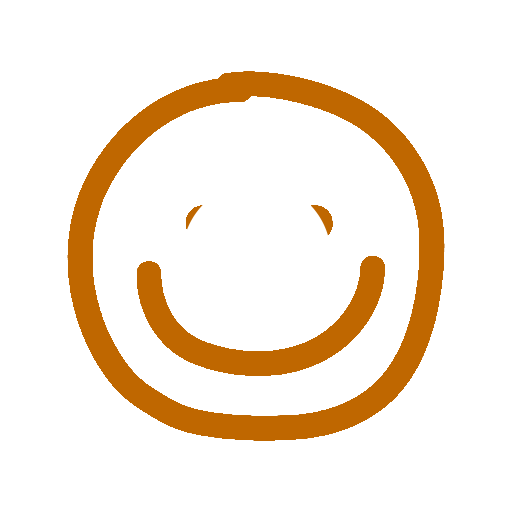
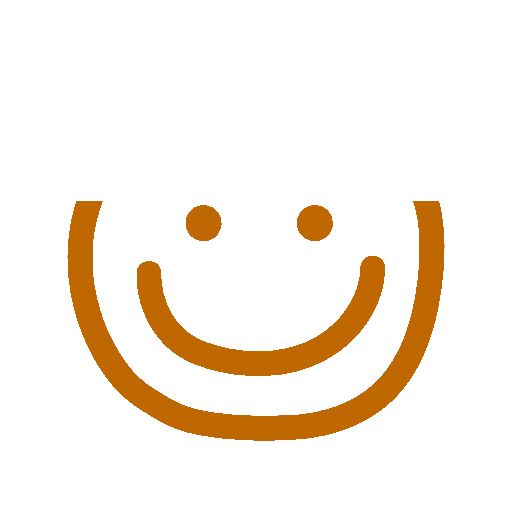
Before/after of a 512×512 layered artwork. What changed in the layer stack:
hid "Ellipse 4" over (187, 205, 328, 241)
added layer "mediumStripes" in group "backgroundPatterns" over (77, 71, 439, 201)